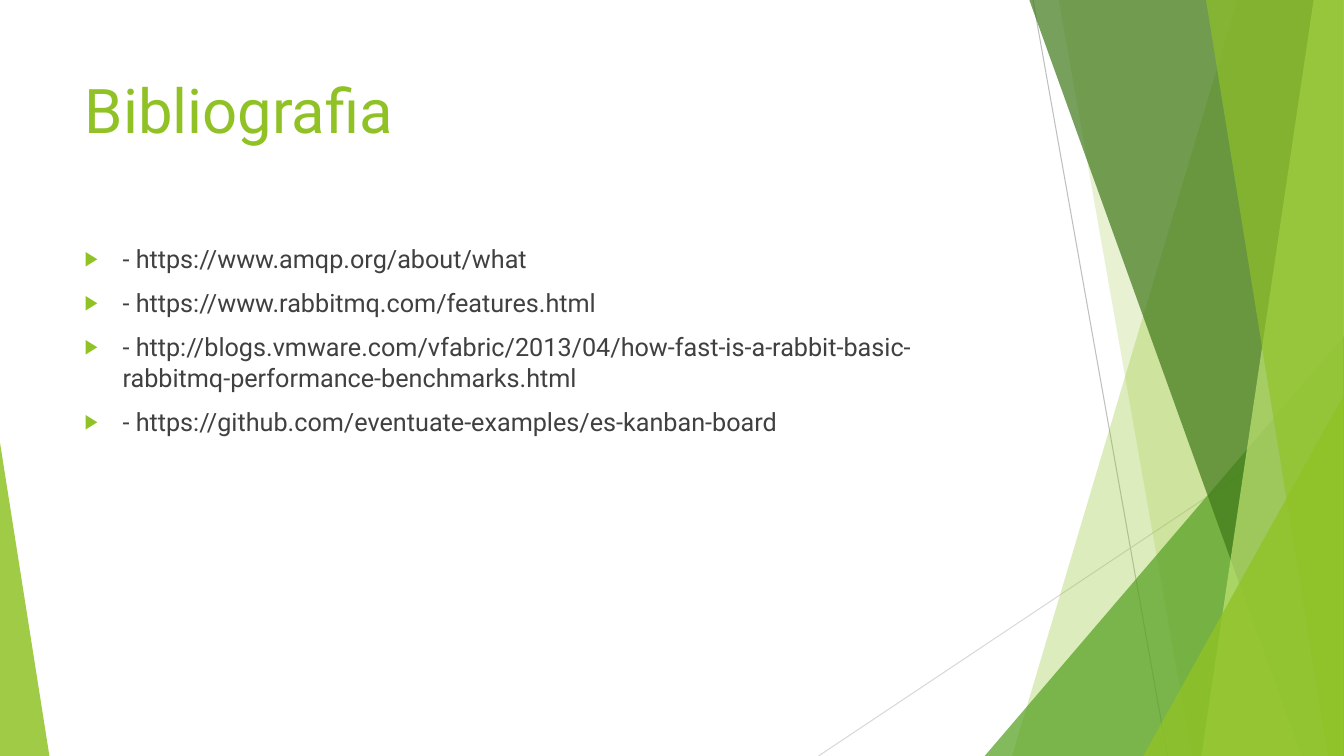
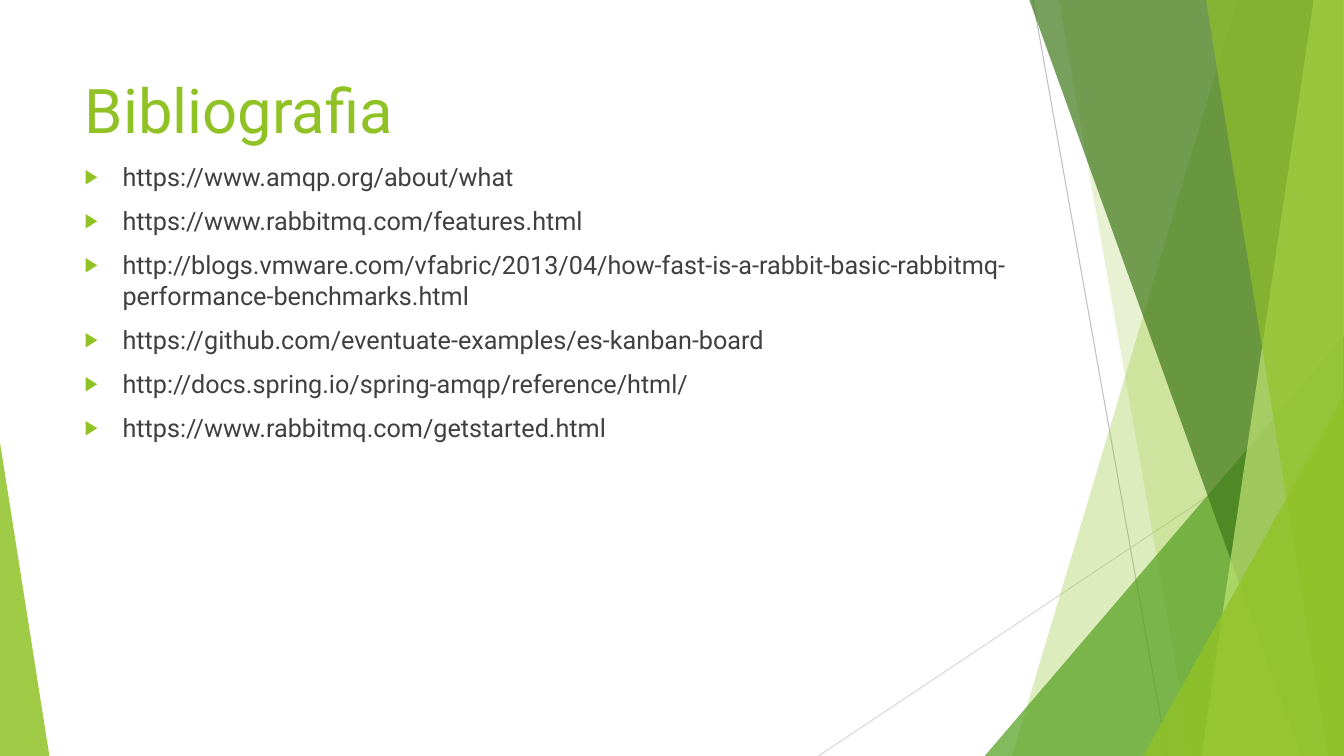
Before and after one commit to aljedap1984/es-cargo-demo, a slide deck: slide 10 of docs/implementation-eventsourcing.pptx. Drawn at 1344x756 pixels with LibreOffice and Linux fonts; fonts in the diff are those of the drawing. Boxes give left, top, right and bottom in pixels: in the first picture for what was removed or moved away, otherwise in the second. Text is boxed around its words. In the diff, an @@ line names an element or a change of style, - is before the commit and + after.

Commit message:
update docs

```diff
--- a/docs/implementation-eventsourcing.pptx
+++ b/docs/implementation-eventsourcing.pptx
@@ text at [123, 167, 1006, 443]: text changed @@
-▶ - https://www.amqp.org/about/what
-▶ - https://www.rabbitmq.com/features.html
-▶ - http://blogs.vmware.com/vfabric/2013/04/how-fast-is-a-rabbit-basic-rabbitmq-performance-benchmarks.html
-▶ - https://github.com/eventuate-examples/es-kanban-board
+▶ https://www.amqp.org/about/what
+▶ https://www.rabbitmq.com/features.html
+▶ http://blogs.vmware.com/vfabric/2013/04/how-fast-is-a-rabbit-basic-rabbitmq-performance-benchmarks.html
+▶ https://github.com/eventuate-examples/es-kanban-board
+▶ http://docs.spring.io/spring-amqp/reference/html/
+▶ https://www.rabbitmq.com/getstarted.html
```
